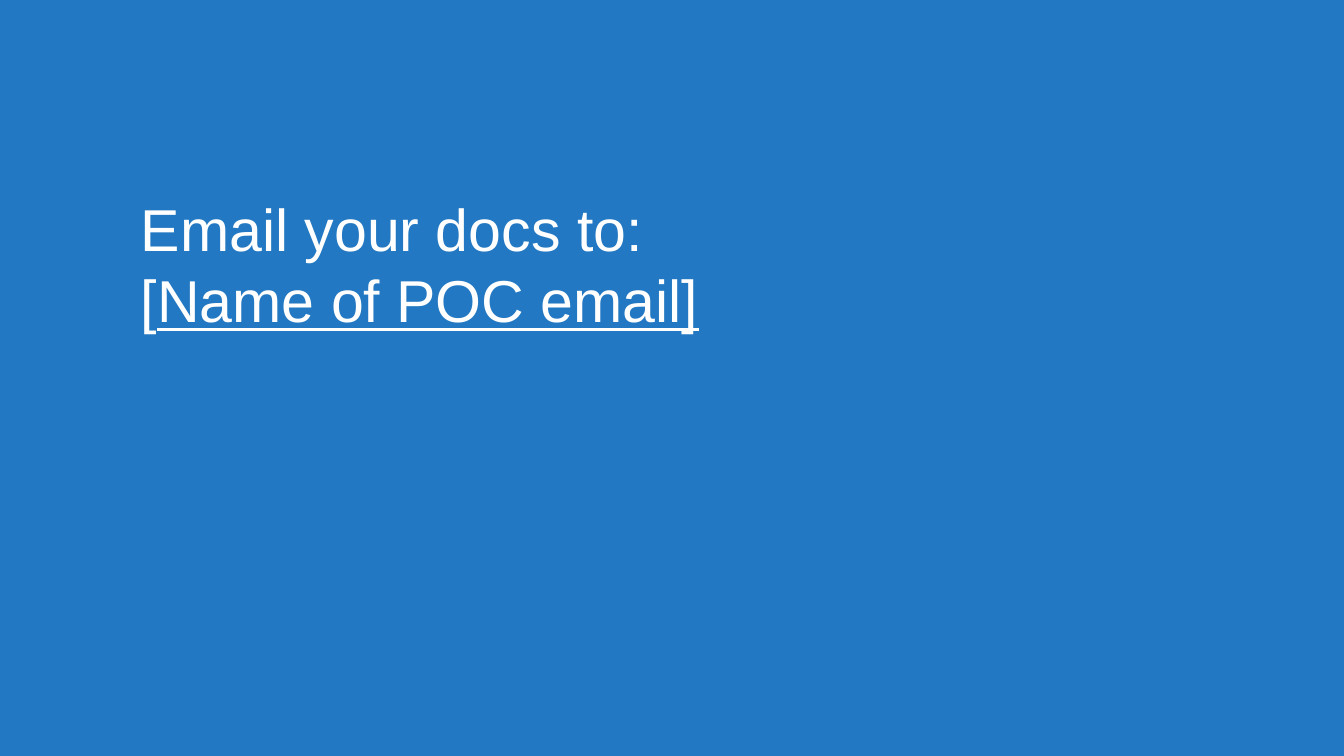
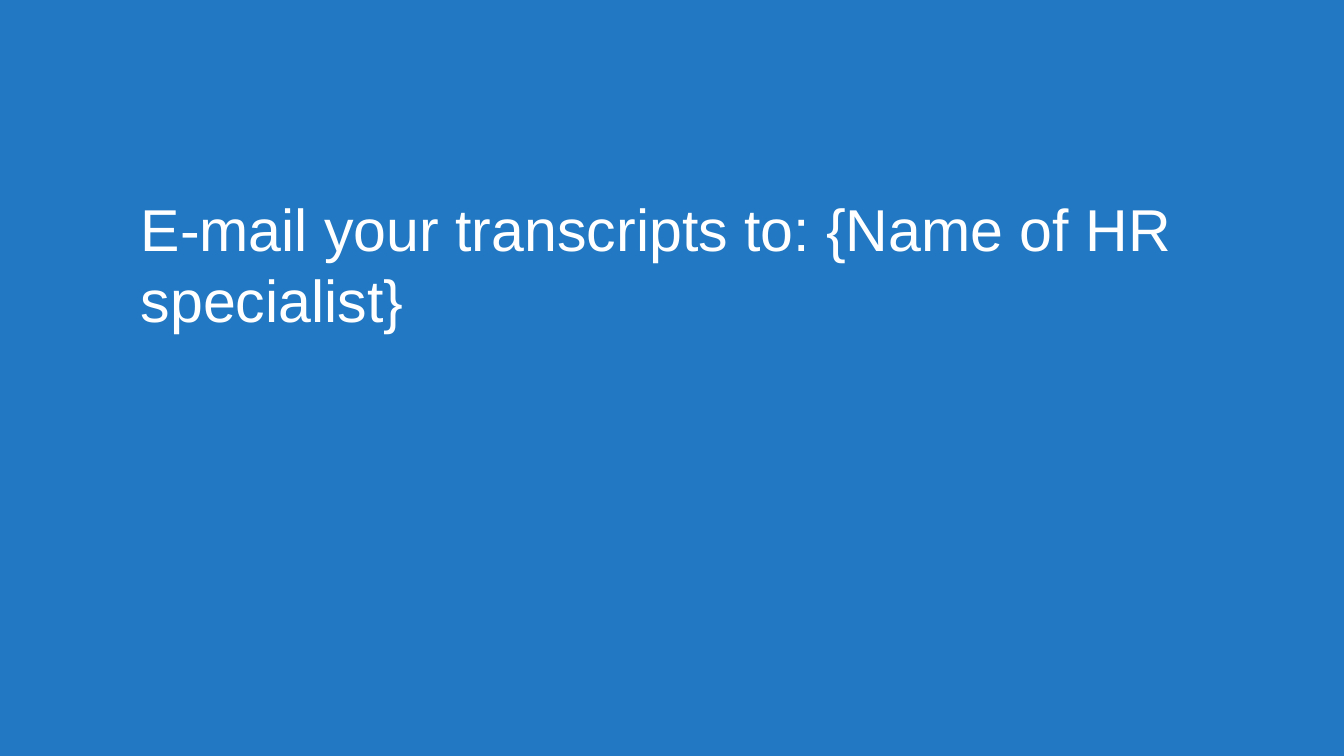
Before and after one commit to usds/SME-QA-Website, a slide deck: slide 29 of toolkit/phone-assessment-interviews/phone-interview-training-presentation.pptx. Drawn at 1344x756 pixels with LibreOffice and Linux fonts; fonts in the diff are those of the drawing. Boxes give left, top, right and bottom in pixels: in the first picture for what was removed or moved away, otherwise in the second. Text is boxed around its words. In the diff, an @@ line names an element or a change of style, - is before the commit and + after.

```diff
--- a/toolkit/phone-assessment-interviews/phone-interview-training-presentation.pptx
+++ b/toolkit/phone-assessment-interviews/phone-interview-training-presentation.pptx
@@ title at (141,208,1170,333): text changed @@
-Email your docs to:
-[Name of POC email]
+E-mail your transcripts to: {Name of HR specialist}
```
Also in this commit, not shown: 5 other slides changed, 1 other file.
